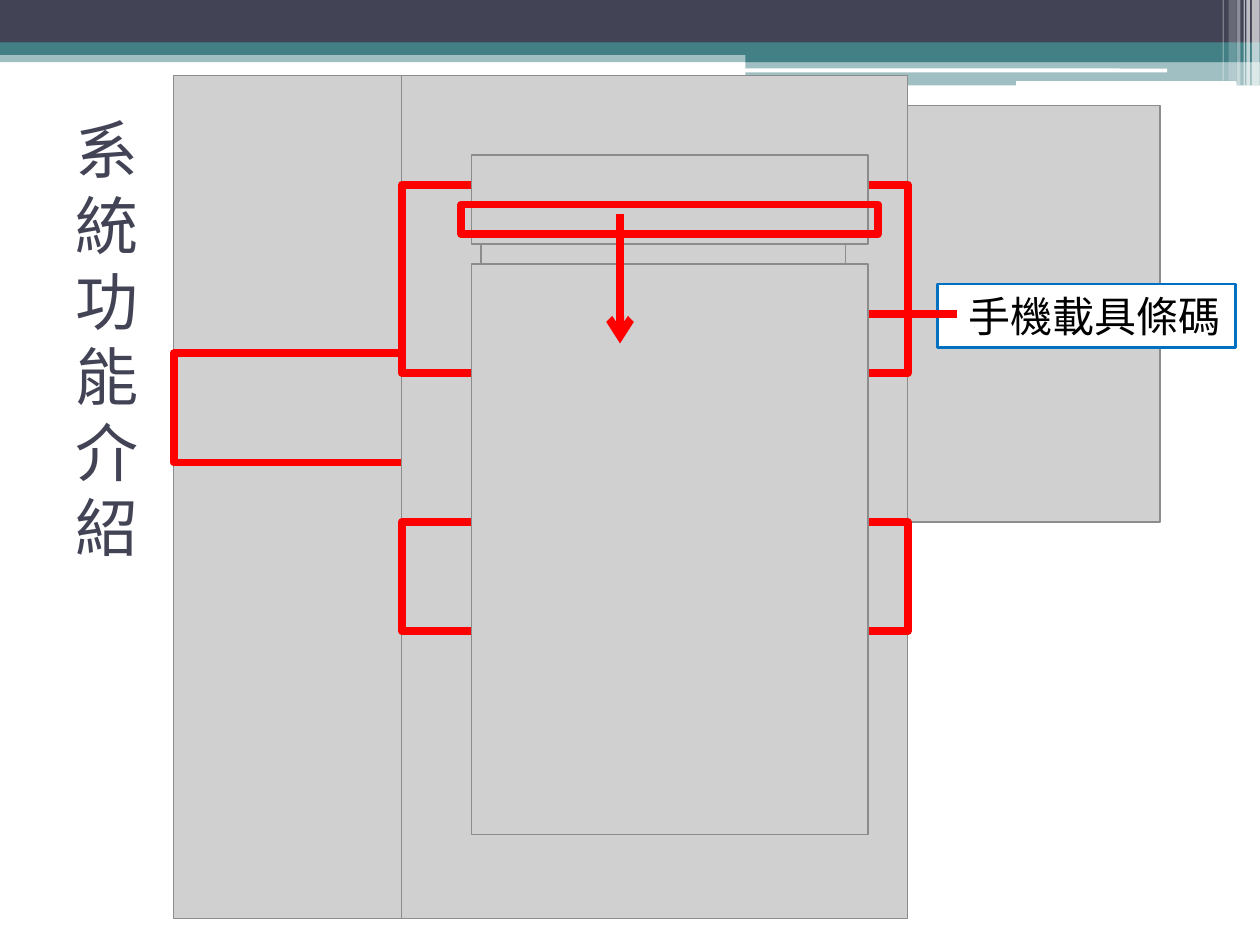
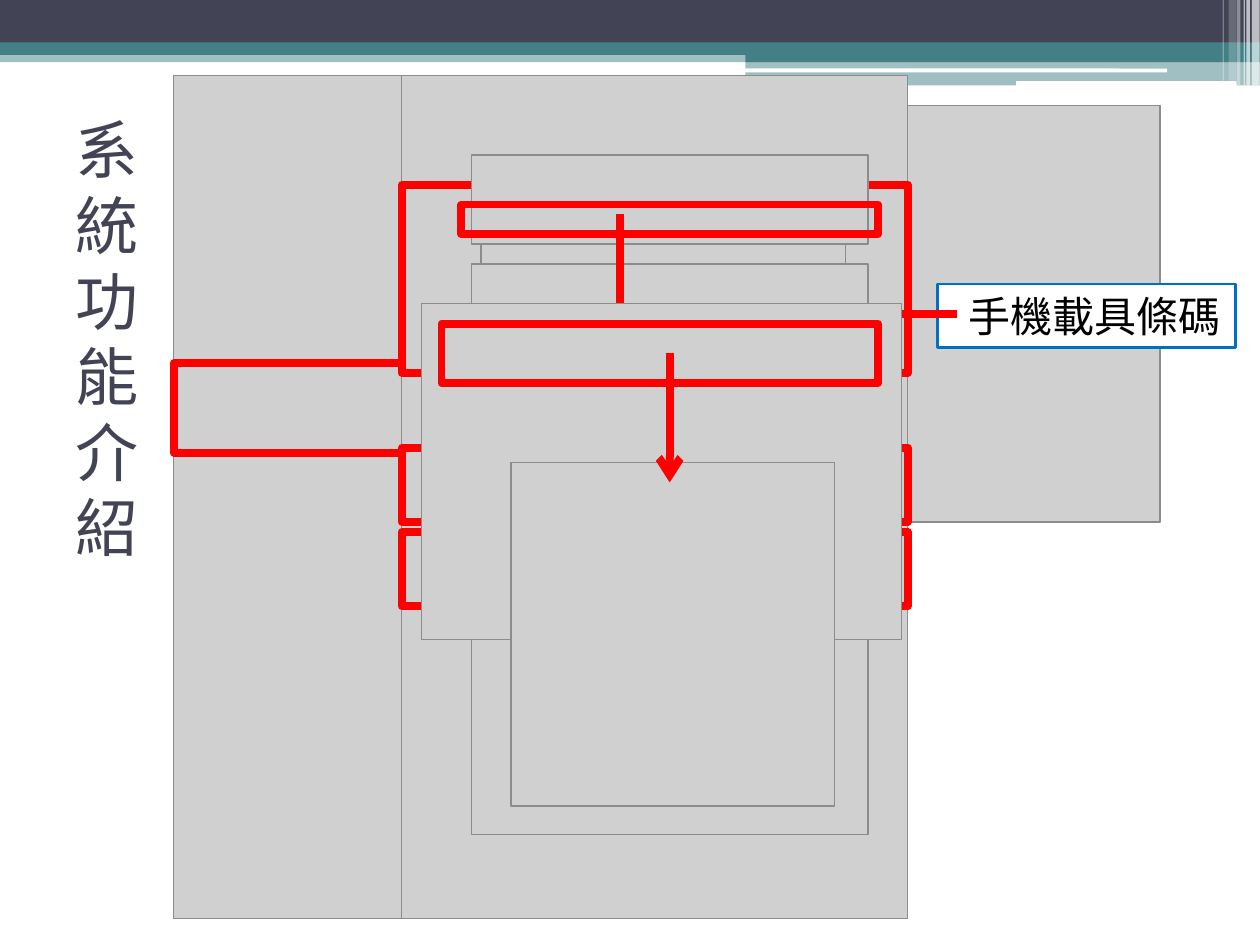
Before and after one commit to KoChunKai/NSC-Project, a slide deck: slide 7 of 比賽當天資料/Money Time_比賽.pptx. Drawn at 1260x945 pixels with LibreOffice and Linux fonts; fonts in the diff are those of the drawing; grey boxes stand for pictures. Boxes give left, top, right and bottom in pixels: in the first picture for what was removed or moved away, otherwise in the second. Text is boxed around its words. In the diff, an @@ line names an element or a change of style, - is before the commit and + after.

```diff
--- a/比賽當天資料/Money Time_比賽.pptx
+++ b/比賽當天資料/Money Time_比賽.pptx
@@ picture added at (x1=422, y1=304, x2=902, y2=640) @@
@@ rectangle added at (x1=441, y1=324, x2=877, y2=383), outline #FF0000 4.5 pt @@
@@ arrow added from (669, 354) to (669, 483), #FF0000 4.5 pt @@
@@ rectangle resized from (x1=174, y1=354, x2=680, y2=464) to (x1=174, y1=363, x2=680, y2=452) @@
@@ rectangle added at (x1=402, y1=447, x2=908, y2=522), outline #FF0000 4.5 pt @@
@@ picture added at (x1=512, y1=462, x2=835, y2=806) @@
@@ rectangle resized from (x1=402, y1=522, x2=908, y2=631) to (x1=402, y1=532, x2=908, y2=606) @@
```
Also in this commit, not shown: 5 other slides changed, 3 slides added, 1 slide removed, 2 other files.
